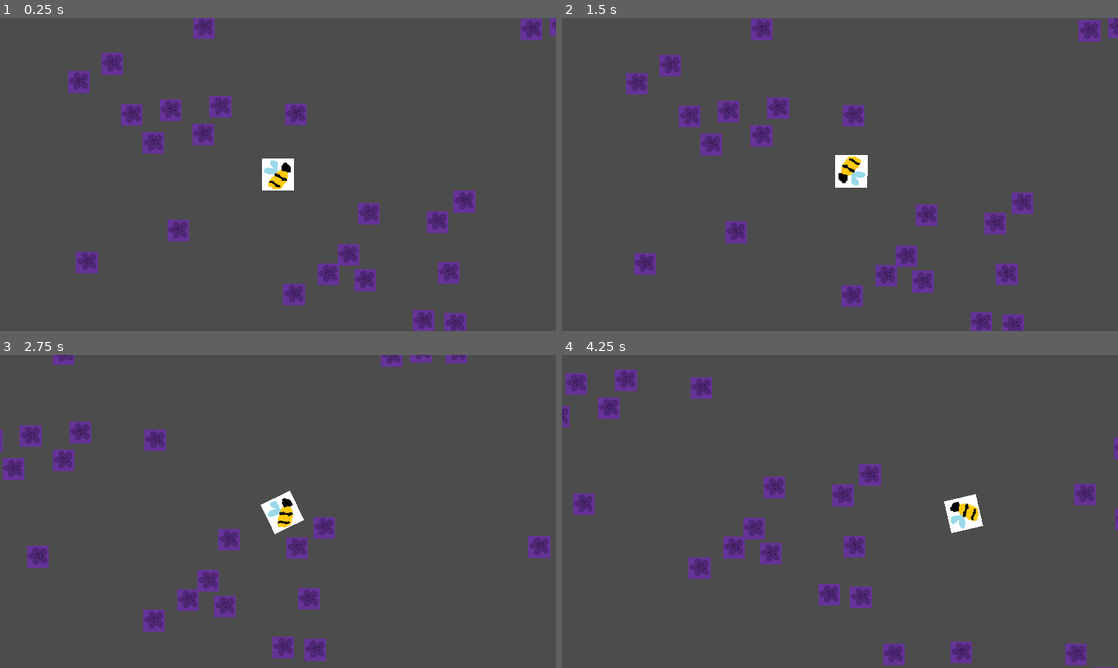
Above: before the commit, frames 1-4 (two rows, left to right).
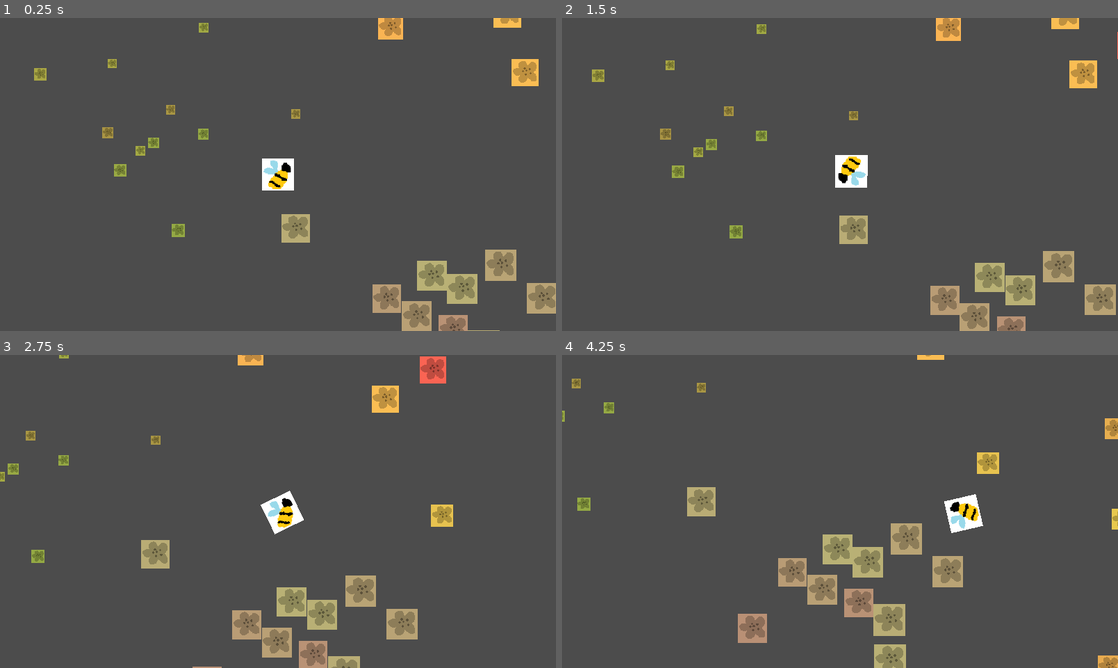
Above: after the commit, the same moments.

Repository: DerGernTod/gameoff21
Game: Godot game, scene res://Main.tscn
The game is run twice, just before and just after one commit, with the same random seed, the same clock (stepped at 60 frames per second) and the same inputs.
Inputs:
- Up to frame 1 (0.25 s): no input
- Up to frame 2 (1.5 s): tap Enter at 0.5 s; hold D (turn_right) 0.53-1.28 s; hold S (move_backward) from 1.28 s (still down)
- Up to frame 3 (2.75 s): release S (move_backward) at 2.03 s; hold D (turn_right) from 2.03 s (still down)
- Up to frame 4 (4.25 s): release D (turn_right) at 2.78 s; hold W (move_forward) 2.78-3.53 s; hold A (turn_left) from 3.53 s (still down)

The runs differ from the first frame. In frame 1, 10% of the frame differs, in the area x 6-100%, y 0-100%; in frame 2, 10%; in frame 3, 9.8%; in frame 4, 11%, in the area x 0-100%, y 0-100%.

Commit message:
deviating flowers

Diff:
--- a/flower_field/FlowerField.gd
+++ b/flower_field/FlowerField.gd
@@ -19,15 +19,18 @@
 	_add_starting_flowers()
 
 
-func add_flower(pos: Vector2) -> void:
+func add_flower(pos: Vector2, stats: FlowerStats) -> void:
 	var inst = Flower.instance()
 	inst.position = pos
+	stats.deviate()
+	inst.load_stats(stats)
 	#print("generating flower at %s" % inst.position)
 	add_child(inst)
 
 
 func add_flower_group(pos: Vector2) -> void:
 	var rng = RandomNumberGenerator.new()
+	var group_stats = FlowerStats.new()
 	# TODO: define base flower stats for this group
 	for i in NUM_OF_ANNULI:
 		for j in FLOWERS_PER_ANNULUS:
@@ -38,8 +41,7 @@
 				var y:float = pos.y + r * sin(theta)
 				var point := Vector2(x, y)
 				if _is_valid_flower_spawn_point(point):
-					# TODO: define slight variation for each flower
-					add_flower(point)
+					add_flower(point, FlowerStats.new(group_stats))
 					break
 
 
--- a/flower_field/flower/Flower.gd
+++ b/flower_field/flower/Flower.gd
@@ -1,16 +1,20 @@
 extends Node2D
 
-var _stats = {
-	color = Color.rebeccapurple,
-}
+var _stats: Dictionary
 
 
 func die() -> void:
 	queue_free()
 
 
+func load_stats(stats: FlowerStats) -> void:
+	_stats = stats._stats
+	scale = Vector2.ONE * _stats.size
+	modulate = _stats.color
+
+
 func _ready() -> void:
-	modulate = _stats.color
+	pass
 
 
 func _on_Area2D_body_entered(body: Node) -> void:
--- /dev/null
+++ b/flower_field/flower/FlowerStats.gd
@@ -0,0 +1,35 @@
+class_name FlowerStats
+
+var _stats = {
+	color = Color.white,
+	size = 1.0
+}
+var _main_deviation = "color"
+
+
+func _init(stats = null) -> void:
+	if stats:
+		_stats = stats._stats.duplicate(true)
+	else:
+		_stats.color = Color(randf(), randf(), randf())
+		_stats.size = 1.0 + rand_range(-0.5, 0.5)
+		_main_deviation = _stats.keys()[randi() % _stats.keys().size()]
+
+
+func deviate() -> void:
+	for key in _stats.keys():
+		var dev_amount = 0.1
+		if key == _main_deviation:
+			dev_amount = 0.2
+		if _stats[key] is Color:
+			deviate_color(key, dev_amount * 0.25)
+		else:
+			deviate_float(key, dev_amount)
+
+
+func deviate_color(stat: String, dev: float) -> void:
+	_stats[stat].h = _stats[stat].h + rand_range(-dev, dev)
+
+
+func deviate_float(stat: String, dev: float) -> void:
+	_stats[stat] = _stats[stat] + rand_range(-dev, dev)
--- a/project.godot
+++ b/project.godot
@@ -7,6 +7,16 @@
 ;   param=value ; assign values to parameters
 
 config_version=4
+
+_global_script_classes=[ {
+"base": "Reference",
+"class": "FlowerStats",
+"language": "GDScript",
+"path": "res://flower_field/flower/FlowerStats.gd"
+} ]
+_global_script_class_icons={
+"FlowerStats": ""
+}
 
 [application]
 
